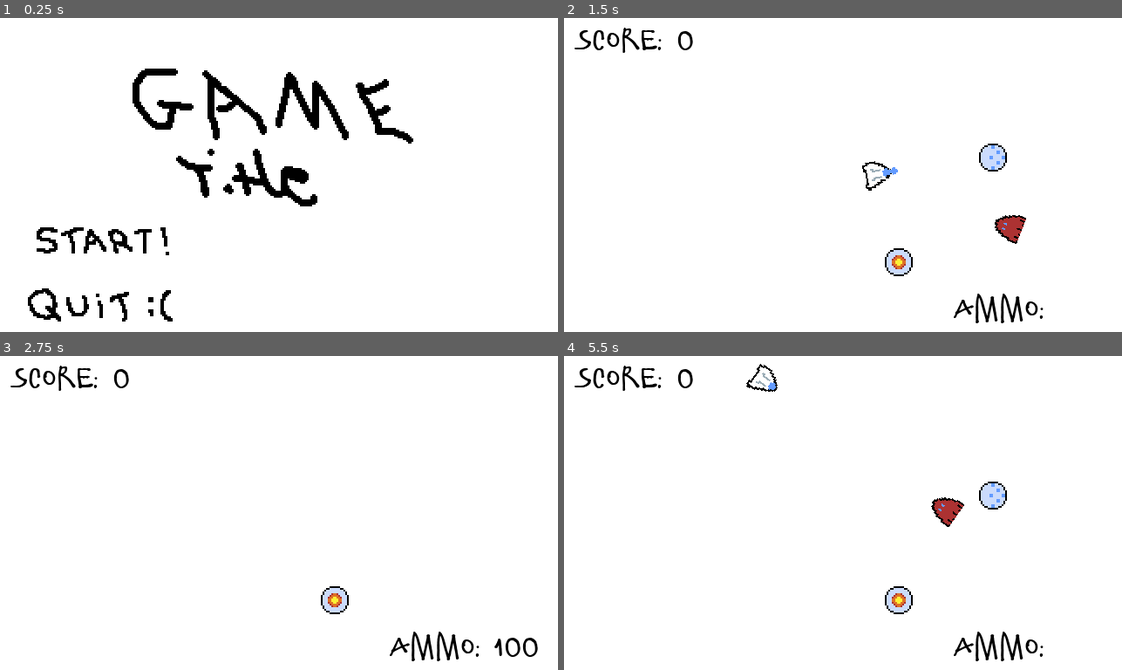
Above: before the commit, frames 1-4 (two rows, left to right).
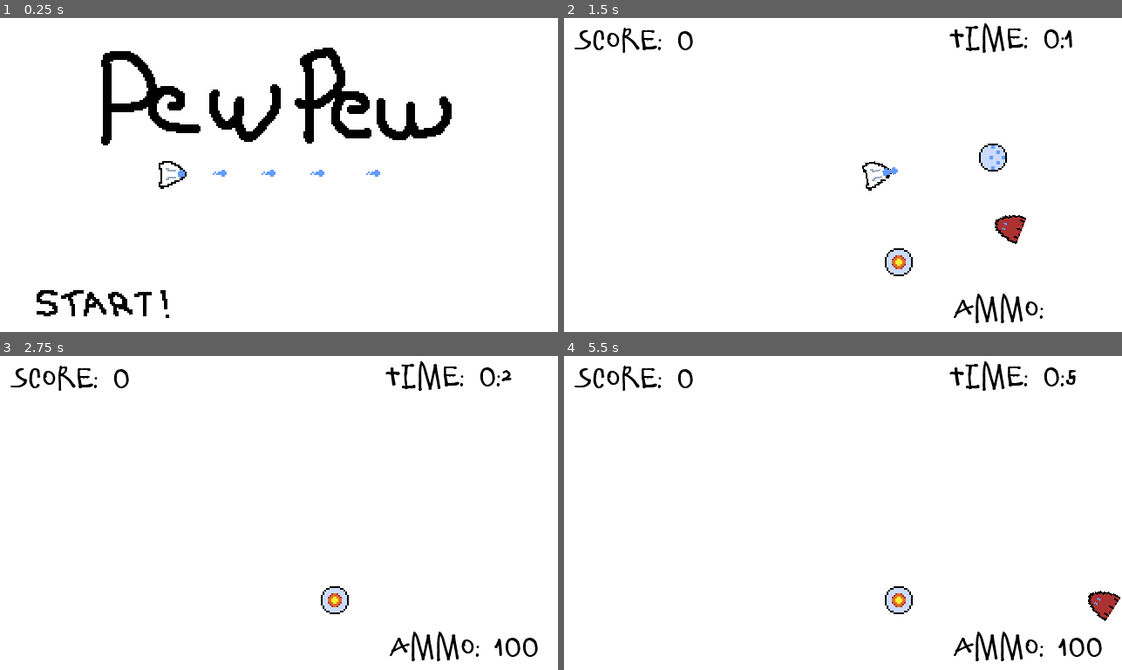
Above: after the commit, the same moments.

Repository: qbradq/gwj44
Game: Godot game, scene res://Scenes/Menu.tscn
Two runs of this game, one before a commit and one after it. Both use one fixed random seed, a clock stepped at 60 frames per second and the inputs below.
Inputs (mouse positions are in pixels of both pictures, inside the frame that each line leads up to; where the layout moved, square brackets give the same spot in the first picture):
- Up to frame 1 (0.25 s): no input
- Up to frame 2 (1.5 s): click (675, 303) [675, 240] at 0.5 s; move the mouse to (965, 159) at 1.27 s; hold Right (ui_right) from 1.28 s (still down); click (965, 159) at 1.42 s
- Up to frame 3 (2.75 s): move the mouse to (167, 528) at 2.02 s; release Right (ui_right) at 2.03 s; hold Down (ui_down) from 2.03 s (still down)
- Up to frame 4 (5.5 s): tap Enter at 2.75 s; move the mouse to (898, 443) at 2.77 s; release Down (ui_down) at 2.78 s; hold Right (ui_right) 2.78-3.5 s; click (675, 578) at 3.52 s; move the mouse to (815, 575) at 4.27 s; hold Up (ui_up) 4.28-5.03 s; click (815, 575) at 4.42 s; move the mouse to (1010, 560) at 5.02 s; hold Left (ui_left) from 5.03 s (still down)

The runs differ from the first frame. In frame 1, 8.5% of the frame differs, in the area x 5-81%, y 9-97%; in frame 2, 0.5%; in frame 3, 0.5%; in frame 4, 2.0%.

Commit message:
Changed bullet despawn behavior

Diff:
--- a/Scenes/Level/Level.gd
+++ b/Scenes/Level/Level.gd
@@ -1,15 +1,25 @@
 extends Node2D
 
 var score:int
+var start_time:int
+
+func _ready():
+	start_time = OS.get_unix_time()
 
 func _process(delta):
-	# Update UI
+	# Score
 	$ScoreLabel.text = "SCORE: %d" % score
+	# Ammo
 	if $Player and $Player/Gun:
 		if $Player/Gun.infinite_ammo:
 			$AmmoLabel.text = "AMMO: ∞"
 		else:
 			$AmmoLabel.text = "AMMO: %d" % $Player/Gun.ammo
+	# Time
+	var ltime = OS.get_unix_time() - start_time
+	var minutes = ltime / 60
+	var seconds = ltime % 60
+	$TimeLabel.text = "TIME: %d:%d" % [minutes, seconds]
 
 func _physics_process(delta):
 	# Clean up temp audio nodes
--- a/Scenes/Level/Level.tscn
+++ b/Scenes/Level/Level.tscn
@@ -12,6 +12,7 @@
 script = ExtResource( 4 )
 
 [node name="AfterDeathTimer" type="Timer" parent="."]
+wait_time = 5.0
 one_shot = true
 
 [node name="Player" parent="." instance=ExtResource( 1 )]
@@ -42,6 +43,15 @@
 custom_fonts/font = ExtResource( 6 )
 text = "AMMO: 100"
 
+[node name="TimeLabel" type="Label" parent="."]
+margin_left = 221.0
+margin_top = 5.0
+margin_right = 313.0
+margin_bottom = 21.0
+custom_colors/font_color = Color( 0, 0, 0, 1 )
+custom_fonts/font = ExtResource( 6 )
+text = "TIME: 1:59:59"
+
 [node name="PowerUp2" parent="." instance=ExtResource( 5 )]
 position = Vector2( 246, 80 )
 
--- a/Scenes/Menu.tscn
+++ b/Scenes/Menu.tscn
@@ -1,12 +1,9 @@
-[gd_scene load_steps=10 format=2]
+[gd_scene load_steps=7 format=2]
 
 [ext_resource path="res://Scenes/Menu.gd" type="Script" id=1]
 [ext_resource path="res://Art/TextureButtons/Start/hover.png" type="Texture" id=2]
 [ext_resource path="res://Art/TextureButtons/Start/pressed.png" type="Texture" id=3]
 [ext_resource path="res://Art/TextureButtons/Start/normal.png" type="Texture" id=4]
-[ext_resource path="res://Art/TextureButtons/Quit/normal.png" type="Texture" id=5]
-[ext_resource path="res://Art/TextureButtons/Quit/pressed.png" type="Texture" id=6]
-[ext_resource path="res://Art/TextureButtons/Quit/hover.png" type="Texture" id=7]
 [ext_resource path="res://Art/title.png" type="Texture" id=8]
 [ext_resource path="res://Sound/click.ogg" type="AudioStream" id=9]
 
@@ -30,7 +27,7 @@
 [node name="VBoxContainer" type="VBoxContainer" parent="."]
 anchor_top = 1.0
 anchor_bottom = 1.0
-margin_top = -68.0
+margin_top = -32.0
 margin_right = 128.0
 
 [node name="StartButton" type="TextureButton" parent="VBoxContainer"]
@@ -40,13 +37,4 @@
 texture_pressed = ExtResource( 3 )
 texture_hover = ExtResource( 2 )
 
-[node name="QuitButton" type="TextureButton" parent="VBoxContainer"]
-margin_top = 36.0
-margin_right = 128.0
-margin_bottom = 68.0
-texture_normal = ExtResource( 5 )
-texture_pressed = ExtResource( 6 )
-texture_hover = ExtResource( 7 )
-
 [connection signal="pressed" from="VBoxContainer/StartButton" to="." method="_on_StartButton_pressed"]
-[connection signal="pressed" from="VBoxContainer/QuitButton" to="." method="_on_QuitButton_pressed"]
--- a/Scenes/Player/Flame.gd
+++ b/Scenes/Player/Flame.gd
@@ -5,6 +5,8 @@
 
 func _physics_process(delta):
 	position += Vector2.RIGHT.rotated(rotation) * delta * speed
+	if position.x < 0 || position.x > 360 || position.y < 0 || position.y > 180:
+		queue_free()
 	ttl -= delta
 	$Sprite.scale = Vector2.ONE * (3.0 - ttl * 2.0)
 	$CollisionShape2D.scale = Vector2.ONE * (3.0 - ttl * 2.0)
--- a/Scenes/Player/PlayerBullet.gd
+++ b/Scenes/Player/PlayerBullet.gd
@@ -4,7 +4,7 @@
 
 func _physics_process(delta):
 	position += Vector2.RIGHT.rotated(rotation) * delta * speed
-	if not $VisibilityNotifier2D.is_on_screen():
+	if position.x < 0 || position.x > 360 || position.y < 0 || position.y > 180:
 		queue_free()
 
 func _on_PlayerBullet_area_entered(area):
--- a/Scenes/Player/PlayerBullet.tscn
+++ b/Scenes/Player/PlayerBullet.tscn
@@ -9,8 +9,6 @@
 [node name="PlayerBullet" type="Area2D"]
 script = ExtResource( 1 )
 
-[node name="VisibilityNotifier2D" type="VisibilityNotifier2D" parent="."]
-
 [node name="Sprite" type="Sprite" parent="."]
 texture = ExtResource( 2 )
 
Binary file changed: Art/title.png
